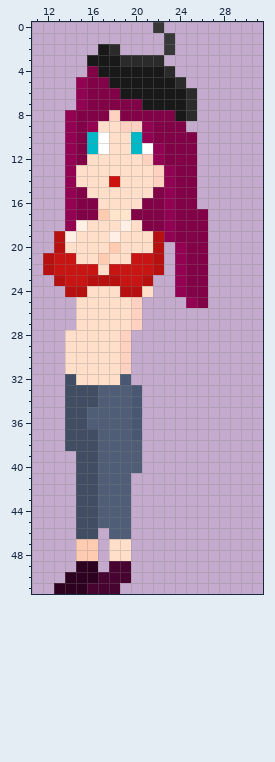
Edited in one commit: pixel-art sprite (prjVenomBite/sprites/playerJumpSpin_spr/ab0c818d-f9c3-47c6-828e-552a54399a56.png). Above: the version before the commit.
The file is 32x52 pixels. Shown: x 11..31, y 0..51.
Now the later version:
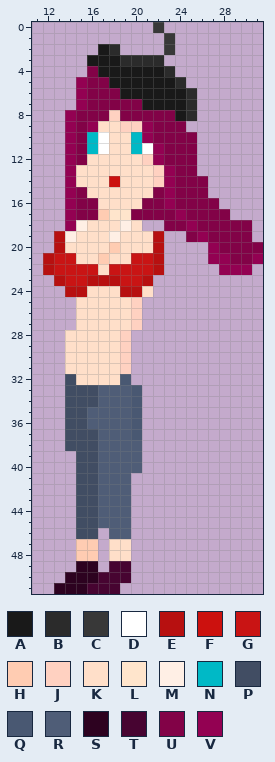
Palette (. is transparent): A #191919  B #2b2b2b  C #383838  D #ffffff  E #b71010  F #cc110e  G #c91414  H #ffccb2  J #ffd1c1  K #ffdfc9  L #ffe5cc  M #ffefe5  N #00b9c6  P #414d63  Q #495872  R #4f5d77  S #2d0220  T #470431  U #820247  V #930152
Diff:
Colour U now appears in rows 14 to 15 at x 26; in row 16 at x 26 to 27; in row 17 at x 27 to 28; in rows 18 to 19 at x 27 to 30; in row 20 at x 28 to 31; in row 21 at x 29 to 30.
The author changed colour V to colour U in rows 17 to 18 at x 23.
Colour V now appears in row 20 at x 27; in row 21 at x 27 to 28 and 31; in row 22 at x 28 to 30.
The author changed colour U to colour V in row 17 at x 24; in row 18 at x 25; in row 19 at x 26.
The edit erases colour U in row 18 at x 21 to 22; in row 19 at x 24; in rows 20 to 24 at x 25 to 26; in row 25 at x 26.
The edit erases colour V in row 19 at x 23; in rows 20 to 24 at x 24; in row 25 at x 25.
Where, in picture pixels (left, top, right, bottom), the same in both pictures:
changed: (142, 176, 263, 308)
